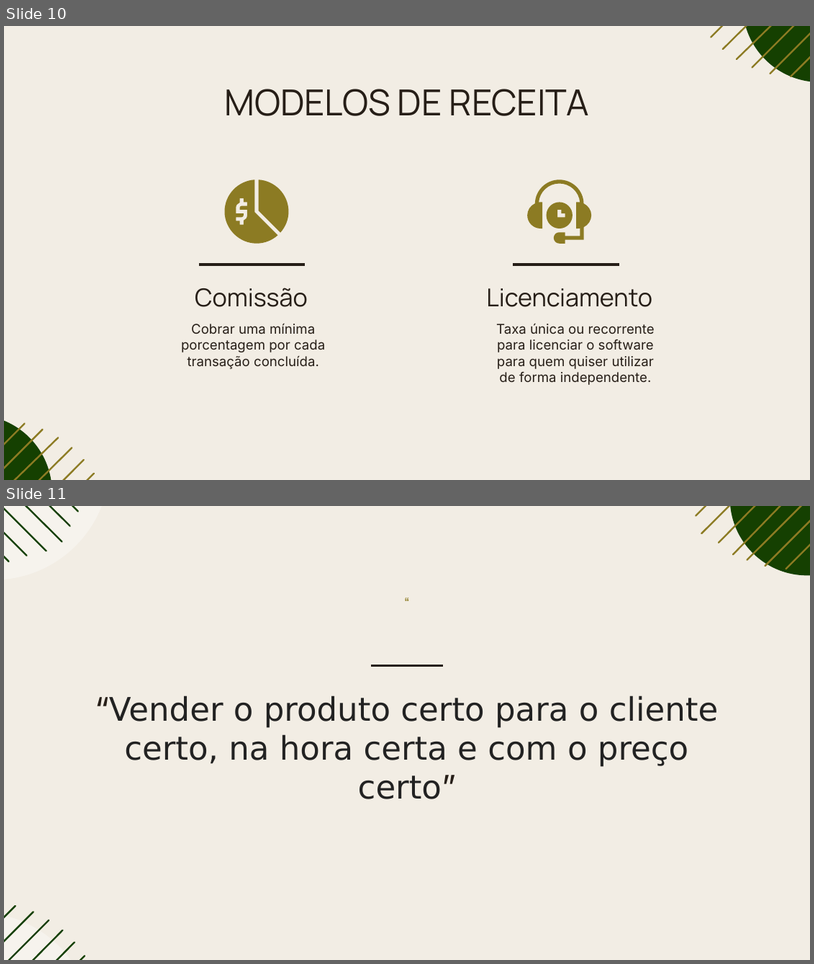
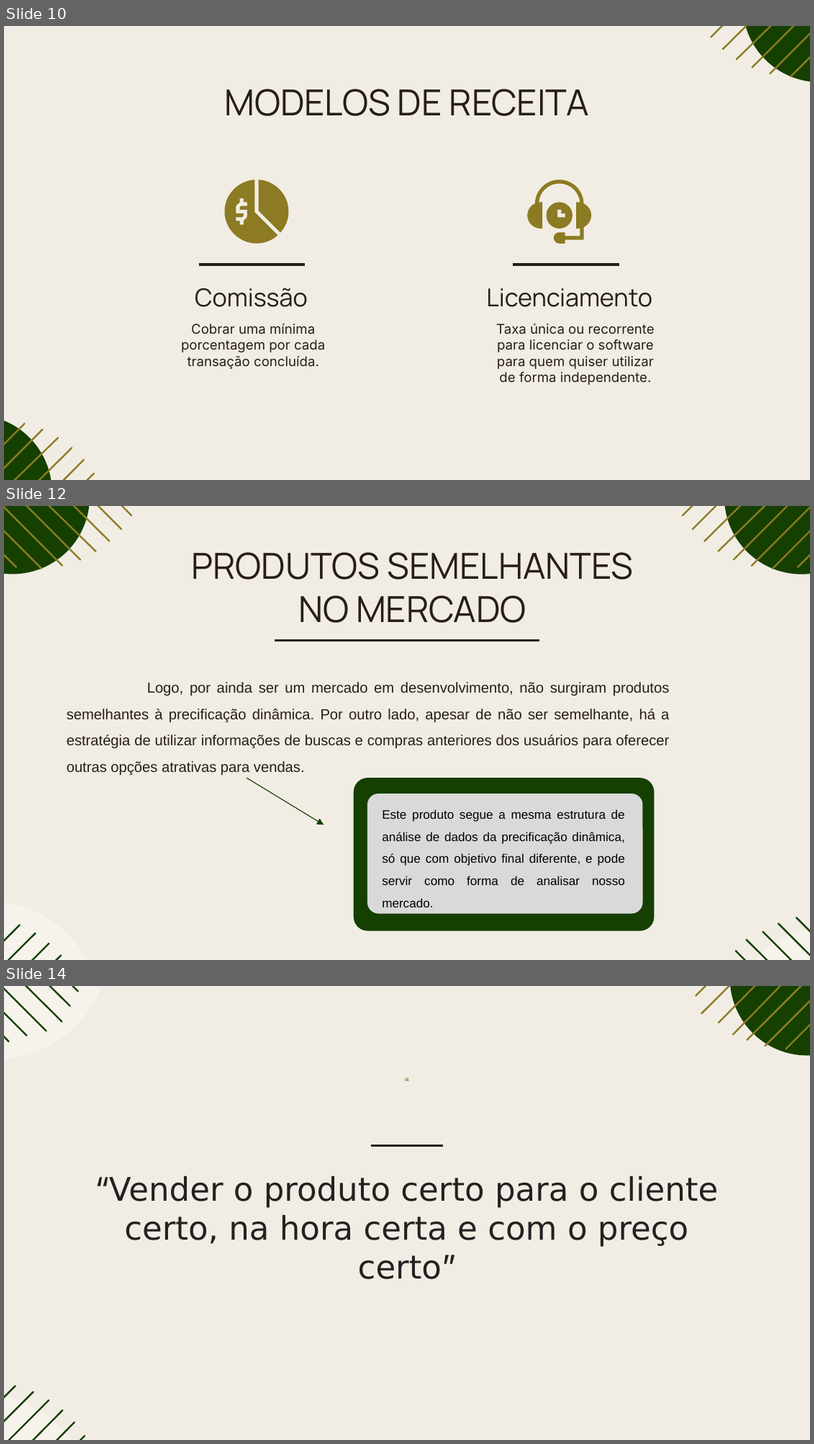
Before and after one commit to rafaellabastos/challenge-pitch-qa, a slide deck: Pitch-SavvyFix.pptx. Shown one above the other, each under a label of ours: slides 10 and 11 before the commit, slides 10, 12 and 14 after it; the slides between them are not shown. The pictures are 814x964 and 814x1444 pixels, drawn with LibreOffice and Linux fonts; fonts in the diff are those of the drawing. Boxes give left, top, right and bottom in pixels: in the first picture for what was removed or moved away, otherwise in the second. Text is boxed around its words. In the diff, an @@ line names an element or a change of style, - is before the commit and + after.

Commit message:
Slide com avaliação do potencial de mercado

```diff
--- a/Pitch-SavvyFix.pptx
+++ b/Pitch-SavvyFix.pptx
@@ slide 12 added at [4,506,810,960], background #F2EDE4 @@
@@ group added at [4,506,132,574]: 8 freeform shapes, 1 ellipse @@
@@ group added at [683,506,810,574]: 8 freeform shapes, 1 ellipse @@
@@ title added at [191,552,633,623], 32 pt, text #261E17 @@
+PRODUTOS SEMELHANTES NO MERCADO
@@ line added from (275, 641) to (540, 641), #261E17 2.25 pt @@
@@ subtitle added at [67,682,670,775], 13 pt, text #261E17 @@
+Logo, por ainda ser um mercado em desenvolvimento, não surgiram produtos semelhantes à precificação dinâmica. Por outro lado, apesar de não ser semelhante, há a estratégia de utilizar informações de buscas e compras anteriores dos usuários para oferecer outras opções atrativas para vendas.
@@ arrow added from (247, 777) to (324, 824), #144000 0.75 pt @@
@@ rounded rectangle added at [354,777,655,931], fill #154001 @@
@@ rounded rectangle added at [368,793,643,914], fill #D9D9D9 @@
@@ text added at [382,809,625,907], 11 pt, text #000000 @@
+Este produto segue a mesma estrutura de análise de dados da precificação dinâmica, só que com objetivo final diferente, e pode servir como forma de analisar nosso mercado.
@@ group added at [4,901,102,960]: 4 freeform shapes, 1 ellipse @@
@@ group added at [722,917,810,960]: 5 freeform shapes, 1 ellipse @@
@@ what was slide 11 is now slide 14 @@
```
Also in this commit, not shown: 2 slides changed, 2 other slides added.
